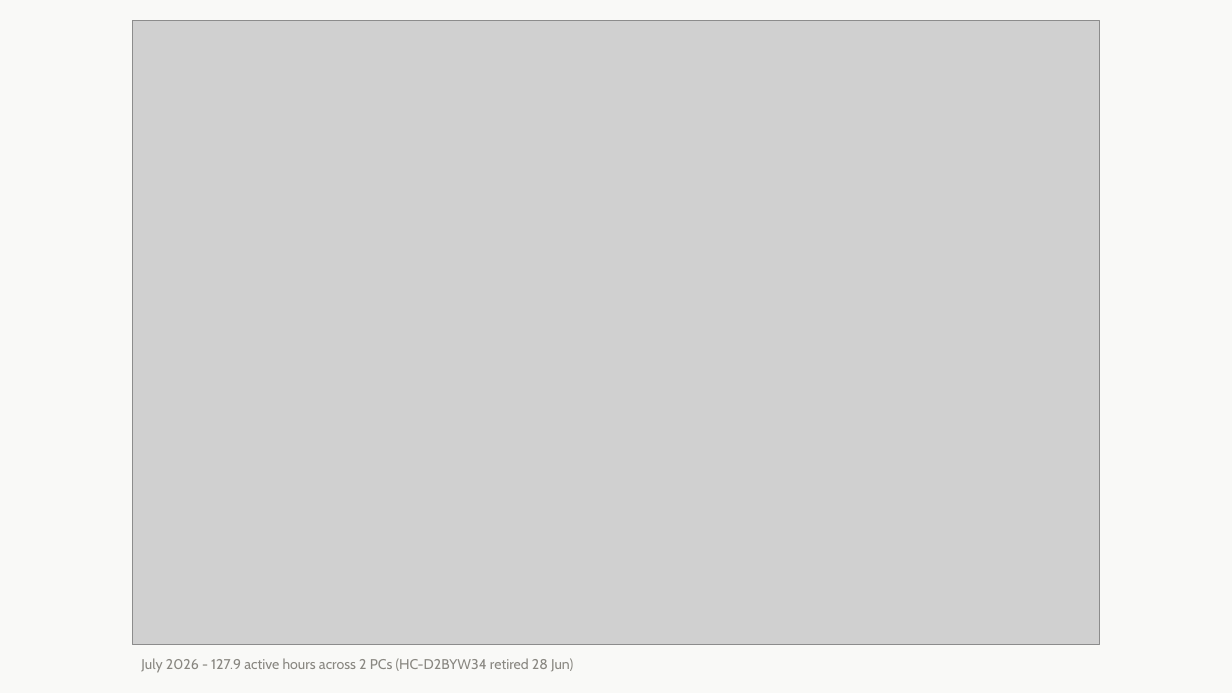
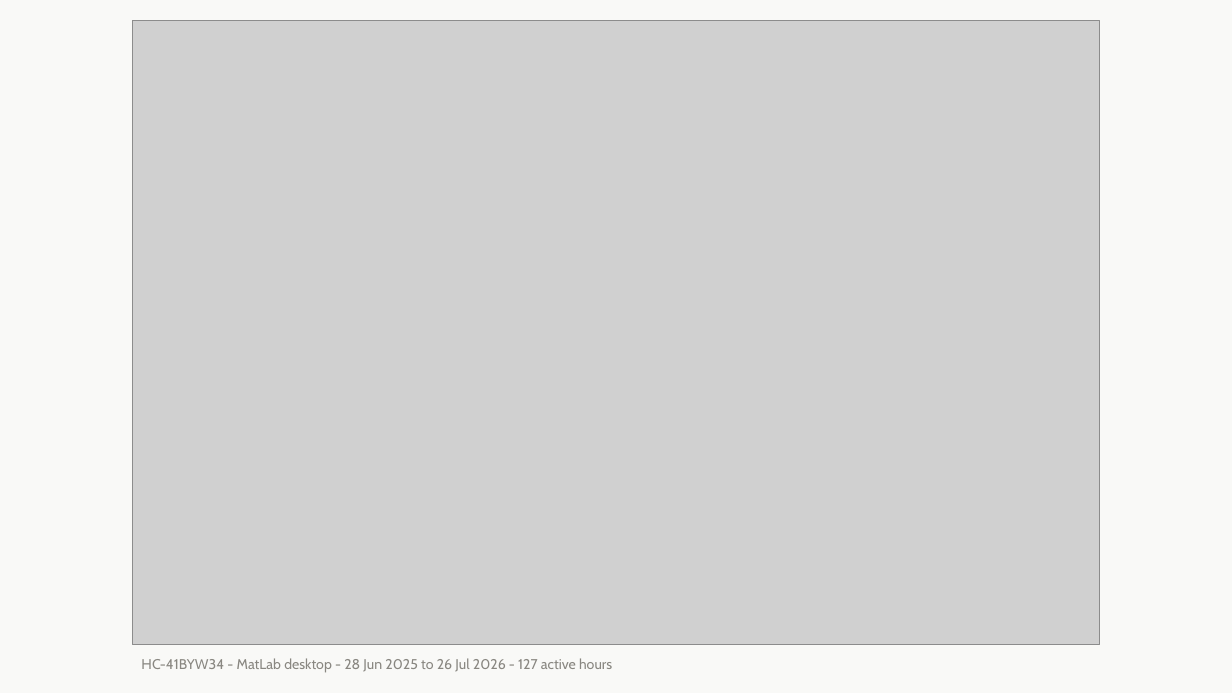
Before and after one commit to coffeng/ActivityLogger, a slide deck: slide 8 of ActivityDashboard.pptx (slide 2 before the commit). Drawn at 1232x693 pixels with LibreOffice and Linux fonts; fonts in the diff are those of the drawing; grey boxes stand for pictures. Boxes give left, top, right and bottom in pixels: in the first picture for what was removed or moved away, otherwise in the second. Text is boxed around its words. In the diff, an @@ line names an element or a change of style, - is before the commit and + after.

```diff
--- a/ActivityDashboard.pptx
+++ b/ActivityDashboard.pptx
@@ text at [141, 658, 612, 673]: text changed @@
-July 2026 - 127.9 active hours across 2 PCs (HC-D2BYW34 retired 28 Jun)
+HC-41BYW34 - MatLab desktop - 28 Jun 2025 to 26 Jul 2026 - 127 active hours
```
Also in this commit, not shown: 1 other slide changed, 6 slides added, 8 other files.
